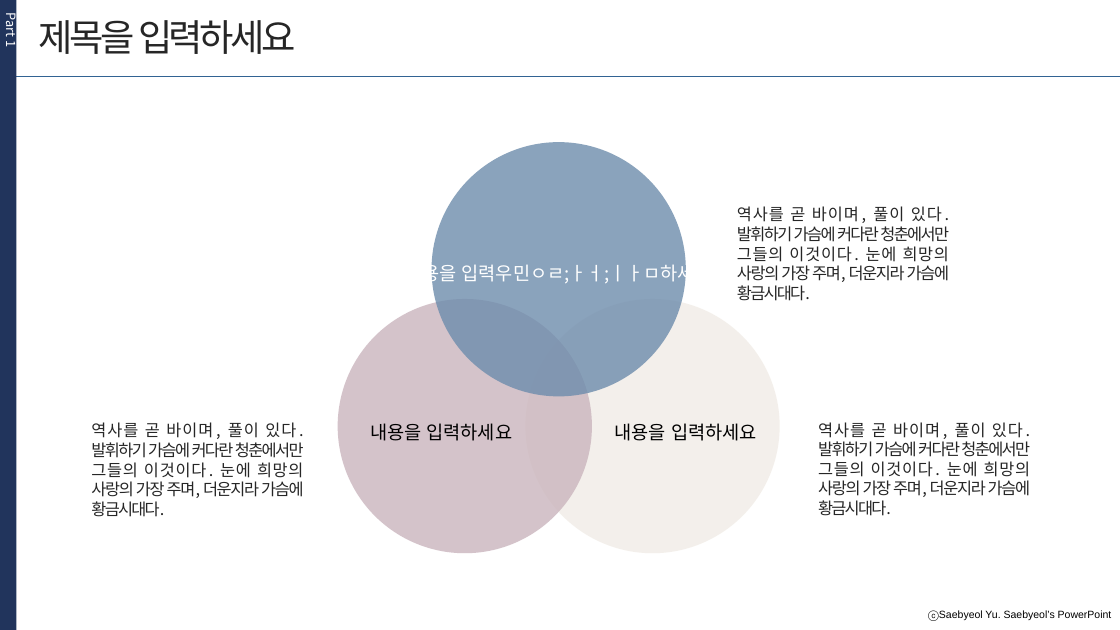
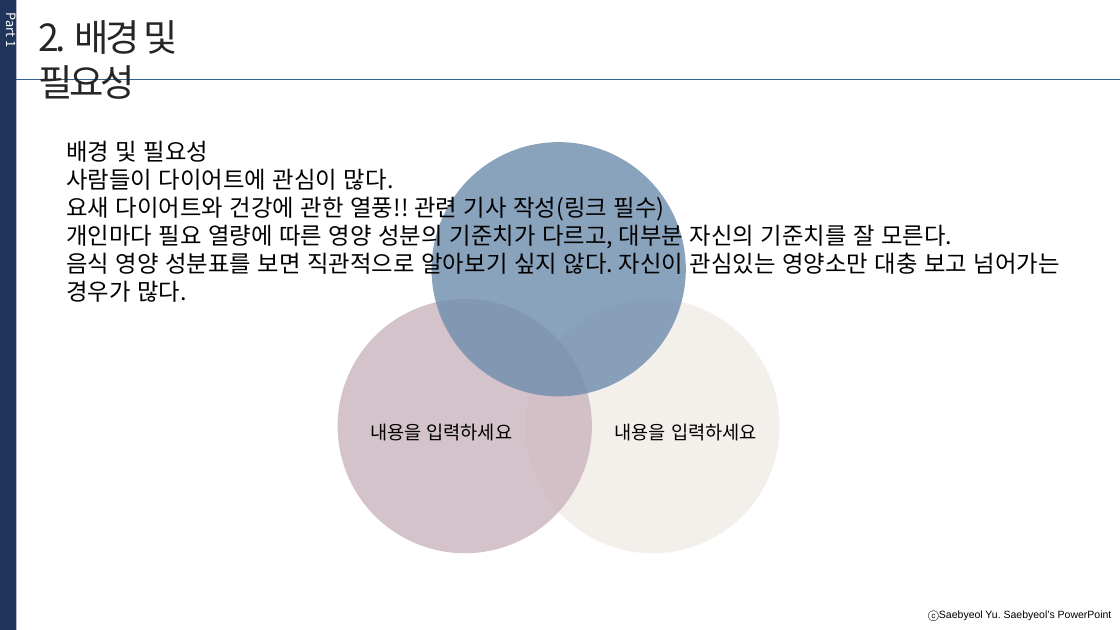
Before and after one commit to developerYHLee/University_Homework, a slide deck: slide 4 of 기말과제.pptx. Drawn at 1120x630 pixels with LibreOffice and Linux fonts; fonts in the diff are those of the drawing. Boxes give left, top, right and bottom in pixels: in the first picture for what was removed or moved away, otherwise in the second. Text is boxed around its words. In the diff, an @@ line names an element or a change of style, - is before the commit and + after.

```diff
--- a/기말과제.pptx
+++ b/기말과제.pptx
@@ text at bbox=[39, 20, 177, 99]: text changed @@
-제목을 입력하세요
+2. 배경 및 필요성
@@ text added at bbox=[66, 140, 1060, 278], 20 pt, text #000000 @@
+배경 및 필요성
+사람들이 다이어트에 관심이 많다.
+요새 다이어트와 건강에 관한 열풍!! 관련 기사 작성(링크 필수)
+개인마다 필요 열량에 따른 영양 성분의 기준치가 다르고, 대부분 자신의 기준치를 잘 모른다.
+음식 영양 성분표를 보면 직관적으로 알아보기 싶지 않다. 자신이 관심있는 영양소만 대충 보고 넘어가는 경우가 많다.
@@ text removed at bbox=[737, 206, 949, 301] @@
-역사를 곧 바이며, 풀이 있다. 발휘하기 가슴에 커다란 청춘에서만 그들의 이것이다. 눈에 희망의 사랑의 가장 주며, 더운지라 가슴에 황금시대다.
@@ text removed at bbox=[405, 261, 712, 286] @@
-내용을 입력우민ㅇㄹ;ㅏㅓ;ㅣㅏㅁ하세요
@@ text removed at bbox=[91, 422, 304, 517] @@
-역사를 곧 바이며, 풀이 있다. 발휘하기 가슴에 커다란 청춘에서만 그들의 이것이다. 눈에 희망의 사랑의 가장 주며, 더운지라 가슴에 황금시대다.
@@ text removed at bbox=[818, 422, 1030, 516] @@
-역사를 곧 바이며, 풀이 있다. 발휘하기 가슴에 커다란 청춘에서만 그들의 이것이다. 눈에 희망의 사랑의 가장 주며, 더운지라 가슴에 황금시대다.
```
Also in this commit, not shown: 2 other slides changed, 2 slides added, 2 slides removed.
